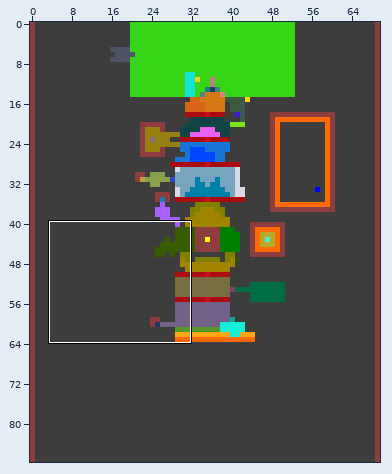
Two states of a sprite sheet, files/m.png. Above: a wide view before the commit, with the close-up outlined.
Close-up. Old version:
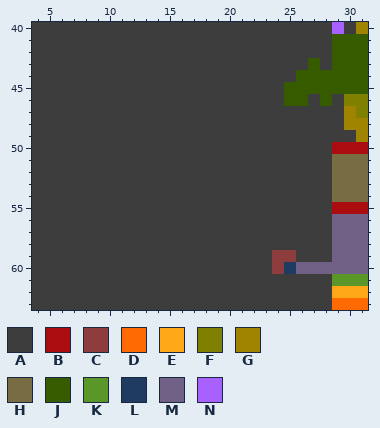
The file is 70x88 pixels. Colours within 5 levels of each other are drawn and written as one. Shown: x 4..31, y 40..63.
Palette (. is transparent): A #3d3d3d  B #aa0c10  C #8e3d3e  D #ff6a02  E #ffa717  F #808000  G #a08400  H #786c42  J #375c00  K #5a9628  L #1f3b62  M #726186  N #a861ff
Pixels before, first column x 4:
40 AAAAAAAAAAAAAAAAAAAAAAAAANAG
41 AAAAAAAAAAAAAAAAAAAAAAAAAJJJ
42 AAAAAAAAAAAAAAAAAAAAAAAAAJJJ
43 AAAAAAAAAAAAAAAAAAAAAAAJAJJJ
44 AAAAAAAAAAAAAAAAAAAAAAJJJJJJ
45 AAAAAAAAAAAAAAAAAAAAAJJJJJJJ
46 AAAAAAAAAAAAAAAAAAAAAJJAJAFF
47 AAAAAAAAAAAAAAAAAAAAAAAAAAGF
48 AAAAAAAAAAAAAAAAAAAAAAAAAAGG
49 AAAAAAAAAAAAAAAAAAAAAAAAAAAG
50 AAAAAAAAAAAAAAAAAAAAAAAAABBB
51 AAAAAAAAAAAAAAAAAAAAAAAAAHHH
52 AAAAAAAAAAAAAAAAAAAAAAAAAHHH
53 AAAAAAAAAAAAAAAAAAAAAAAAAHHH
54 AAAAAAAAAAAAAAAAAAAAAAAAAHHH
55 AAAAAAAAAAAAAAAAAAAAAAAAABBB
56 AAAAAAAAAAAAAAAAAAAAAAAAAMMM
57 AAAAAAAAAAAAAAAAAAAAAAAAAMMM
58 AAAAAAAAAAAAAAAAAAAAAAAAAMMM
59 AAAAAAAAAAAAAAAAAAAACCAAAMMM
60 AAAAAAAAAAAAAAAAAAAACLMMMMMM
61 AAAAAAAAAAAAAAAAAAAAAAAAAKKK
62 AAAAAAAAAAAAAAAAAAAAAAAAAEEE
63 AAAAAAAAAAAAAAAAAAAAAAAAADDD
Now the later version:
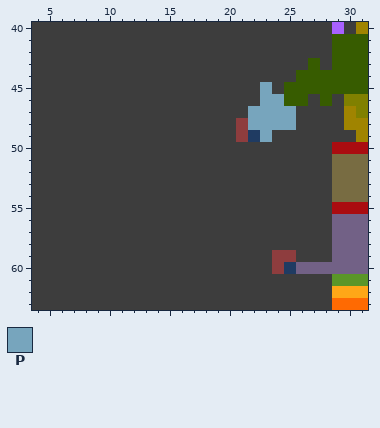
Colours new in this view: P #77a5bd
Edits made:
Changed rows in their new state; - is an unchanged pixel.
first column x 21:
45 --P--
46 --PP-
47 -PPPP
48 CPPPP
49 CLP--
Changed places in both close-ups, as pixel boxes (x1, y1, x2, y2):
changed: (236, 82, 296, 142)
